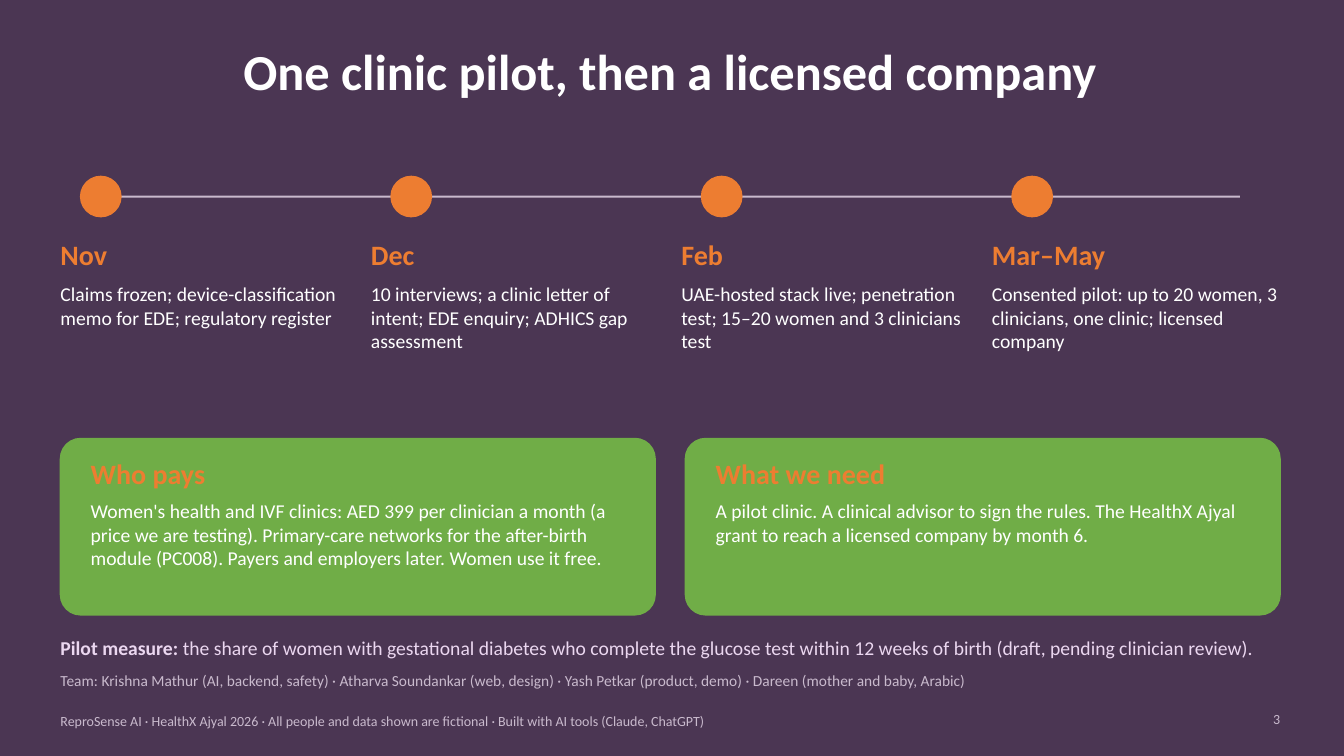
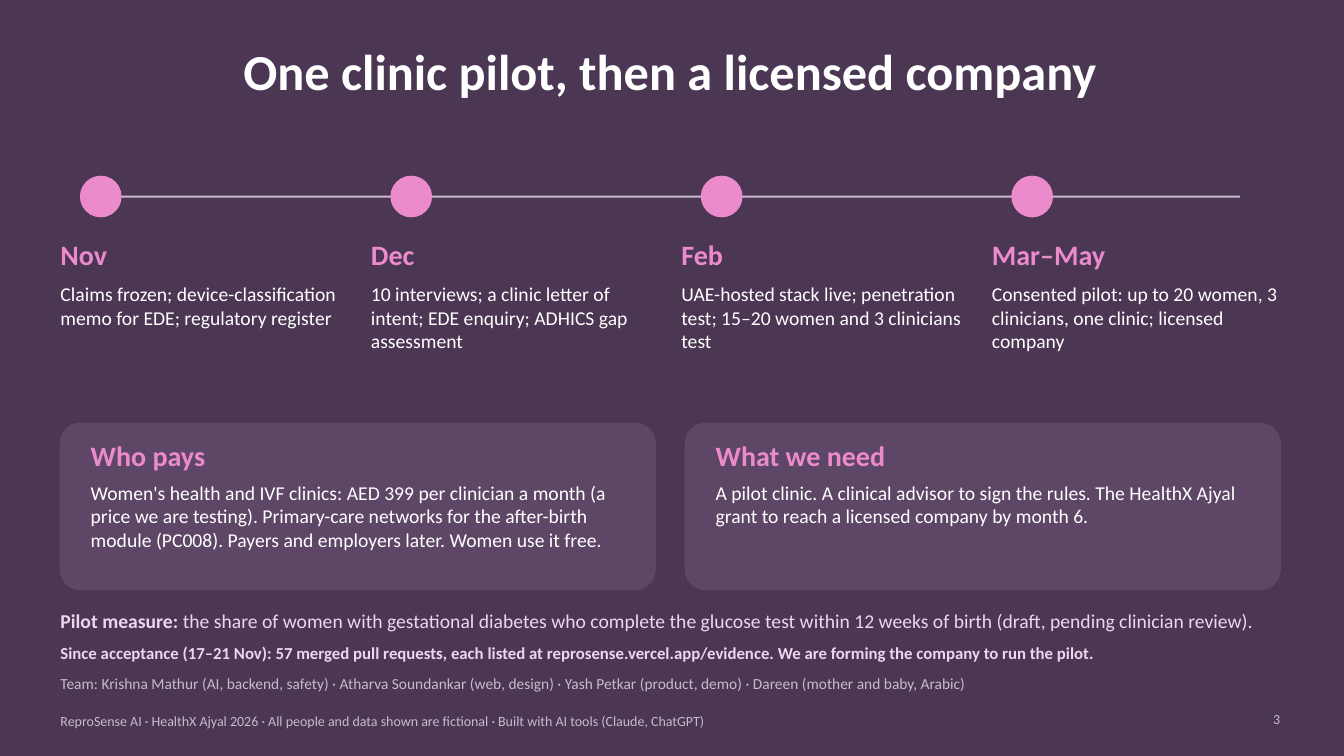
Before and after one commit to krish2105/ReproSense-AI-, a slide deck: slide 3 of pitch/ReproSense-submission.pptx. Drawn at 1344x756 pixels with LibreOffice and Linux fonts; fonts in the diff are those of the drawing. Boxes give left, top, right and bottom in pixels: in the first picture for what was removed or moved away, otherwise in the second. Text is boxed around its words. In the diff, an @@ line names an element or a change of style, - is before the commit and + after.

Commit message:
Pitch in the judges' format: 3 slides then the demo, judge-by-judge Q&A, deck rebuilt
docs/27: section 4 is the timed script for the organisers' 21 Nov format (slides 0:00-1:20,
demo 1:20-2:55, four voices) with honesty rules for the stage; section 10 covers what each
of the four judges is likely to ask; Q5, Q7 and Q21 say what is true (held-out questions
written separately from the code; 56 PRs before selection, 57 since); odds rescored.

Deck: slide 1 adds the per-1,000-births line (arithmetic with its sources), slide 2 says
what the AI does, slide 3 adds the build-week record and that we are forming the company.
PPTX and PDF rebuilt with the theme. Trackers updated.

```diff
--- a/pitch/ReproSense-submission.pptx
+++ b/pitch/ReproSense-submission.pptx
@@ fill #ED7D31 to #EC8BCB; outline #ED7D31 1 pt to #EC8BCB 1 pt in 4 elements at (81,176,121,217), (391,176,432,217), (702,176,742,217), (1012,176,1053,217) @@
@@ rounded rectangle: place and size @@
-rounded rectangle at (60,439,655,615)
+rounded rectangle at (60,423,655,590)
@@ rounded rectangle at (60,423,655,590): fill #70AD47 to #5E4667; outline #70AD47 1 pt to #5E4667 1 pt; proportions changed @@
@@ text "Who pays": place and size @@
-text "Who pays" at (91,464,206,489)
+text "Who pays" at (91,446,206,471)
@@ rounded rectangle at (686,423,1280,590): fill #70AD47 to #5E4667; outline #70AD47 1 pt to #5E4667 1 pt; proportions changed @@
@@ rounded rectangle: place and size @@
-rounded rectangle at (686,439,1280,615)
+rounded rectangle at (686,423,1280,590)
@@ text colour #ED7D31 to #EC8BCB in 6 elements at (60,247,107,265), (371,247,414,265), (681,245,723,265), (992,247,1105,270), (91,446,206,471), (716,446,885,466) @@
@@ text "What we need": place and size @@
-text "What we need" at (716,464,885,484)
+text "What we need" at (716,446,885,466)
@@ text "Women's health and IVF clinics: ...": place and size @@
-text "Women's health and IVF clinics: ..." at (91,504,605,568)
+text "Women's health and IVF clinics: ..." at (91,486,605,550)
@@ text "A pilot clinic. A clinical ...": place and size @@
-text "A pilot clinic. A clinical ..." at (716,504,1236,546)
+text "A pilot clinic. A clinical ..." at (716,486,1236,527)
@@ text "Pilot measure: the share of ...": place and size @@
-text "Pilot measure: the share of ..." at (60,641,1252,659)
+text "Pilot measure: the share of ..." at (60,614,1252,632)
@@ text added at (60,647,1094,662), 12 pt, text #EBD7F0, bold @@
+Since acceptance (17–21 Nov): 57 merged pull requests, each listed at reprosense.vercel.app/evidence. We are forming the company to run the pilot.
```
Also in this commit, not shown: 2 other slides changed, 6 other files.
